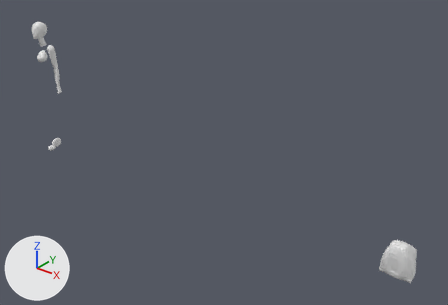
An edit to the Blender file Blender/WeepingAngelSculpting.blend, drawn before and after from the same camera.
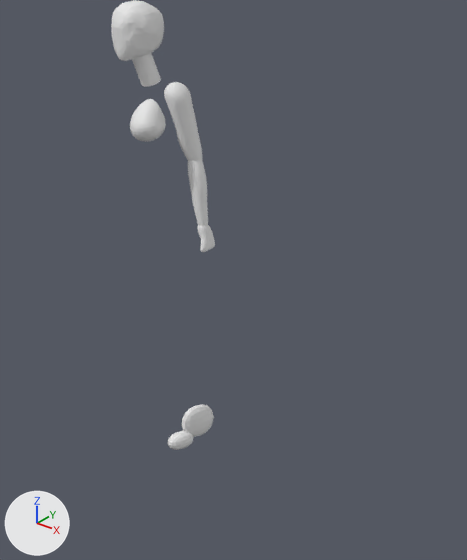
There are two pictures of each version: one whole from a 50 mm lens placed at (4.77, -3.3, 2.61), pointed at (2.21, -0.1, 0.63), one close up on the part from 0% to 30% of the width and 7% to 60% of the height. Arrows for +X, +Y and +Z are at lower left; the lights stay in place.
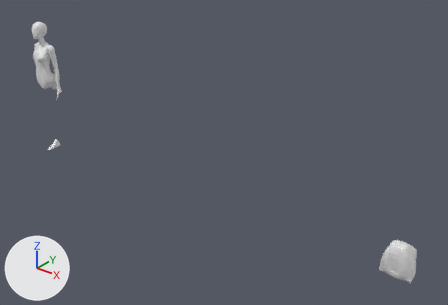
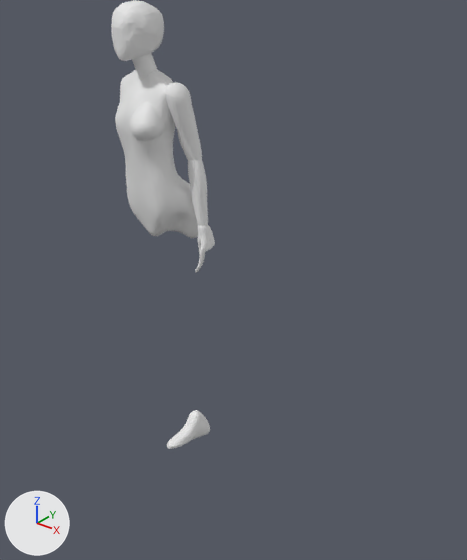
Diff of the bpy script that builds the scene:
```diff
--- a/Blender/WeepingAngelSculpting.blend.py
+++ b/Blender/WeepingAngelSculpting.blend.py
@@ me_cube_007 @@
 # used by ob_cube_005; location = (0.0, 0.0, 0.0)
-me_cube_007.from_pydata(...)  # 98 vertices, 96 faces; spans x 0.0186..0.0592, y -0.0634..0.0406, z 0.0038..0.0978
+me_cube_007.from_pydata(...)  # 364 vertices, 362 faces; spans x 0.0157..0.0639, y -0.1221..0.0233, z 0.0013..0.0812
+# me_cube_007 part 1: 98 vertices removed from x 0.0186..0.0592, y -0.0634..0.0406, z 0.0038..0.0978; 364 vertices added at x 0.0157..0.0639, y -0.1221..0.0233, z 0.0013..0.0812
@@ ob_body @@
 ob_body.location = (0.0, 0.0, 0.0)
-ob_body.hide_set(True)
@@ ob_cube_006 @@
-ob_cube_006 = bpy.data.objects.new('Cube.006', me_cube_008)
-ob_cube_006.location = (0.0, 0.0, 0.0)
-_m = ob_cube_006.modifiers.new('Subdivision', 'SUBSURF')
-_m.levels = 2
@@ ob_index_finger_1 @@
 _m = ob_index_finger_1.modifiers.new('Subdivision', 'SUBSURF')
 _m.levels = 2
-ob_index_finger_1.hide_set(True)
```

Pixel boxes (x1, y1, x2, y2) of what changed, in the close-ups (467 x 560 px):
'Body', shown: after (115, 69, 198, 238)
'Cube.005', reshaped (33% wider, 18% taller): before (182, 404, 214, 437); after (167, 410, 210, 449)
'Cube.006', deleted: before (168, 431, 194, 450)
'Index Finger 1', shown: after (195, 248, 205, 273)
